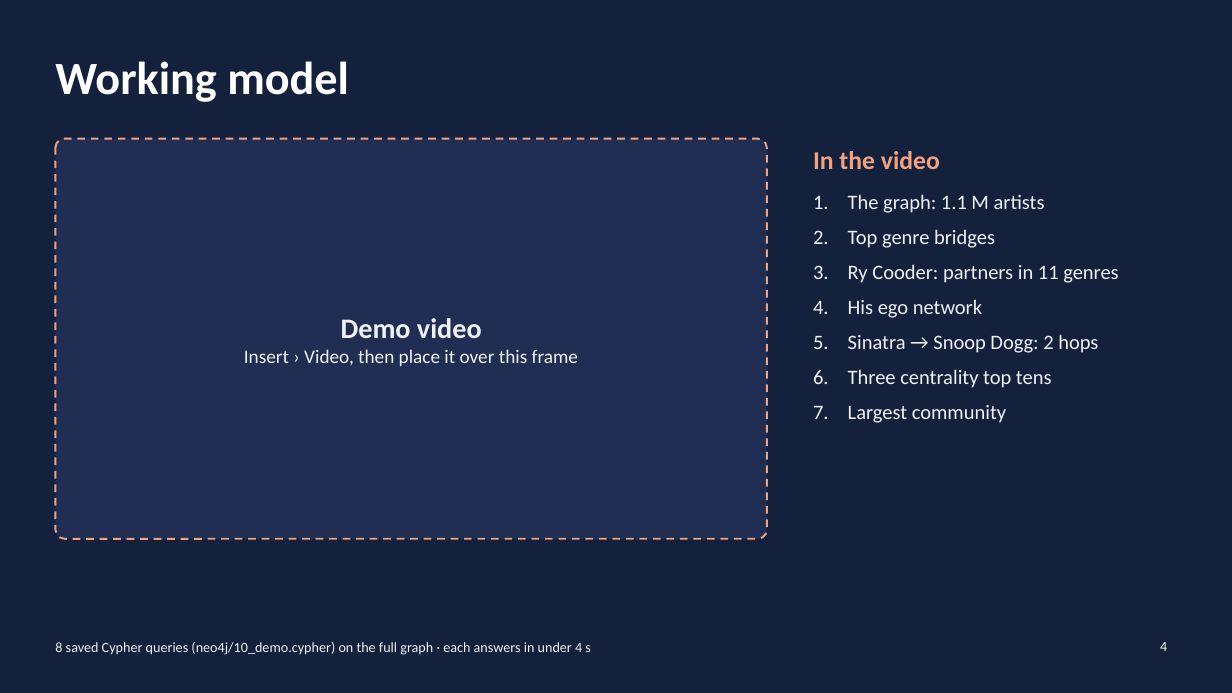
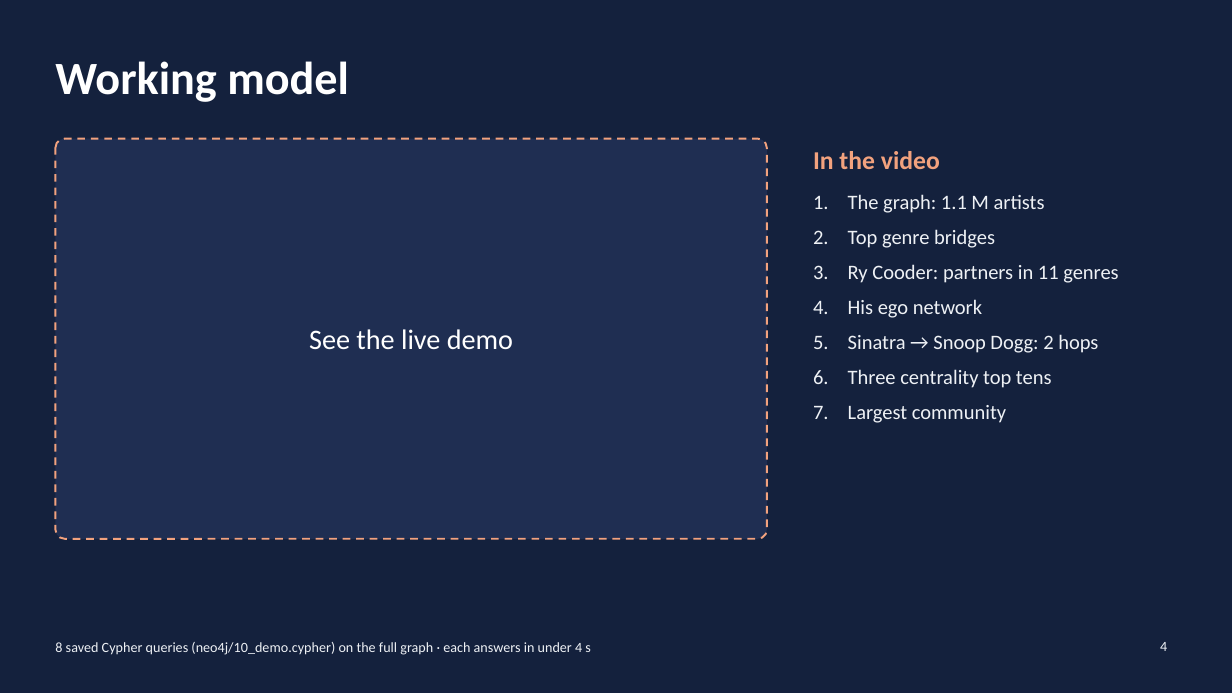
Before and after one commit to Pgramer1/musin, a slide deck: slide 4 of report/musin-slides.pptx. Drawn at 1232x693 pixels with LibreOffice and Linux fonts; fonts in the diff are those of the drawing. Boxes give left, top, right and bottom in pixels: in the first picture for what was removed or moved away, otherwise in the second. Text is boxed around its words. In the diff, an @@ line names an element or a change of style, - is before the commit and + after.

Commit message:
F6.4: add Future scope slide (petabyte storage, processing, graph analytics); team names and live demo kept

```diff
--- a/report/musin-slides.pptx
+++ b/report/musin-slides.pptx
@@ text at <box>309,329,513,349</box>: text changed; size 15 to 22 pt; text colour #EEF1F5 to #FFFFFF @@
-Demo video
-Insert › Video, then place it over this frame
+See the live demo
```
Also in this commit, not shown: 1 other slide changed, 1 slide added, 3 other files.
